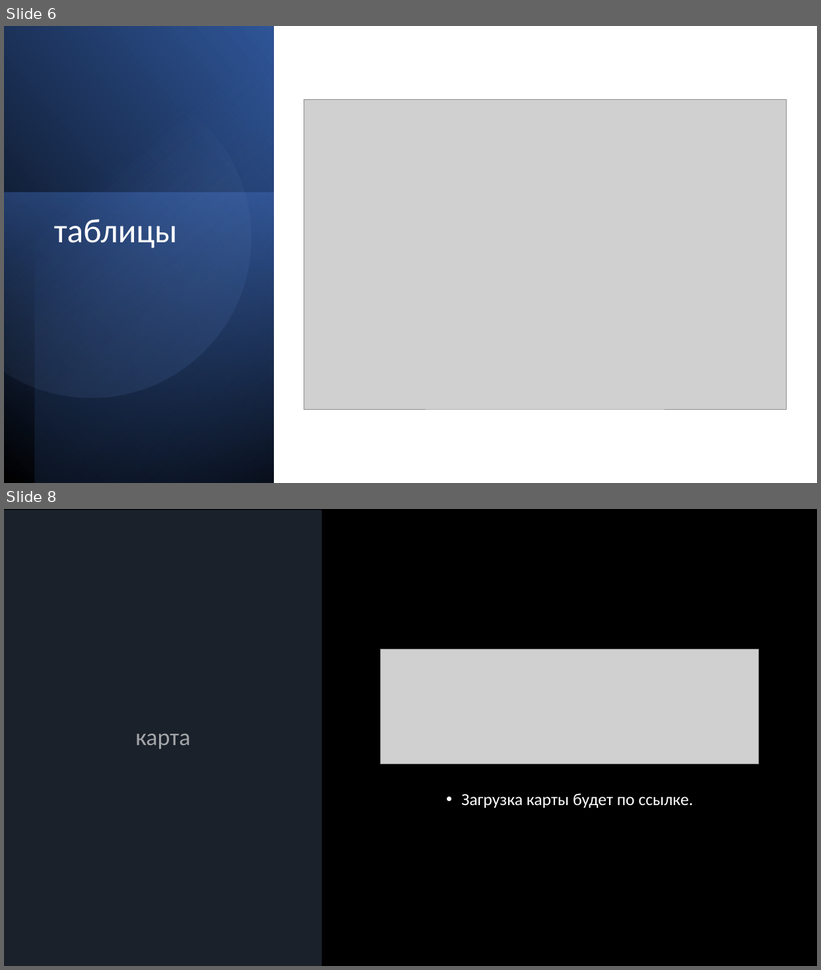
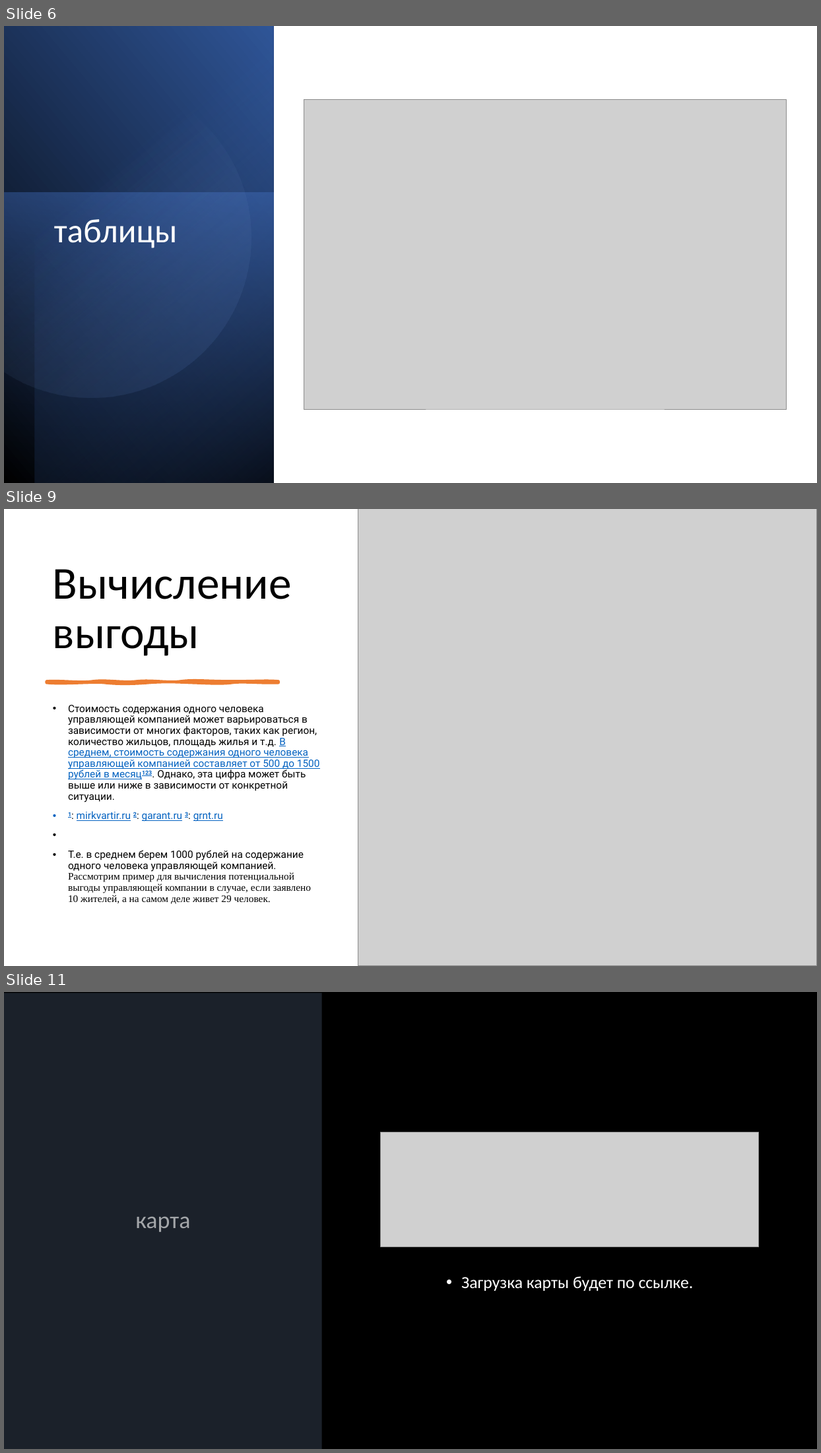
Before and after one commit to Arsenshmid/Algokfen, a slide deck: презентация разработчик.pptx. Shown one above the other, each under a label of ours: slides 6 and 8 before the commit, slides 6, 9 and 11 after it; the slides between them are not shown. The pictures are 821x970 and 821x1453 pixels, drawn with LibreOffice and Linux fonts; fonts in the diff are those of the drawing; grey boxes stand for pictures. Boxes give left, top, right and bottom in pixels: in the first picture for what was removed or moved away, otherwise in the second. Text is boxed around its words. In the diff, an @@ line names an element or a change of style, - is before the commit and + after.

```diff
--- a/презентация разработчик.pptx
+++ b/презентация разработчик.pptx
@@ slide 9 added at (x1=4, y1=509, x2=817, y2=966), background #FFFFFF @@
@@ picture added at (x1=358, y1=509, x2=817, y2=966) @@
@@ title added at (x1=53, y1=569, x2=292, y2=656), 54 pt, text #000000 @@
+Вычисление выгоды
@@ freeform shape added at (x1=47, y1=682, x2=279, y2=683), fill #ED7D31, outline #ED7D31 3.5 pt @@
@@ text added at (x1=68, y1=705, x2=320, y2=904), 12 pt, text #000000 @@
+• Стоимость содержания одного человека управляющей компанией может варьироваться в зависимости от многих факторов, таких как регион, количество жильцов, площадь жилья и т.д. В среднем, стоимость содержания одного человека управляющей компанией составляет от 500 до 1500 рублей в месяц123. Однако, эта цифра может быть выше или ниже в зависимости от конкретной ситуации.
+• 1: mirkvartir.ru 2: garant.ru 3: grnt.ru
+• Т.е. в среднем берем 1000 рублей на содержание одного человека управляющей компанией. Рассмотрим пример для вычисления потенциальной выгоды управляющей компании в случае, если заявлено 10 жителей, а на самом деле живет 29 человек.
@@ what was slide 8 is now slide 11 @@
```
Also in this commit, not shown: 1 slide changed, 2 other slides added, 44 other files.
